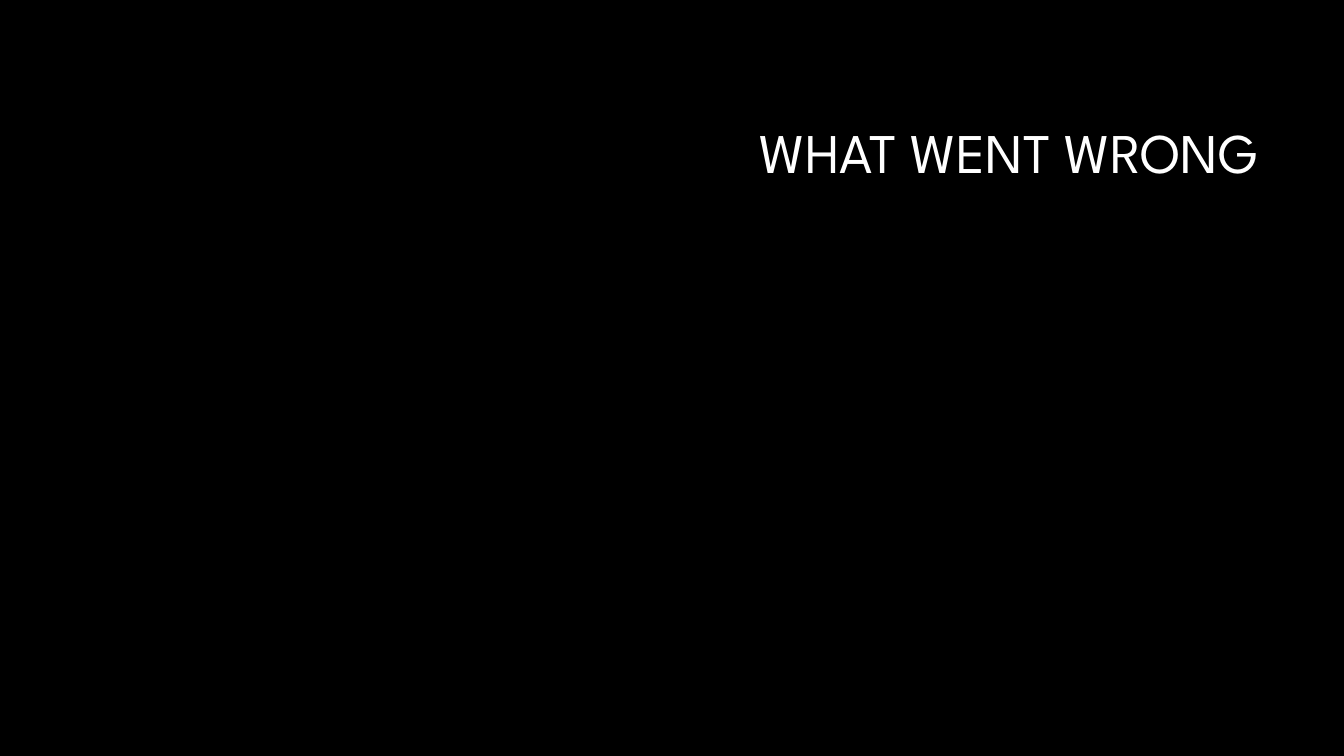
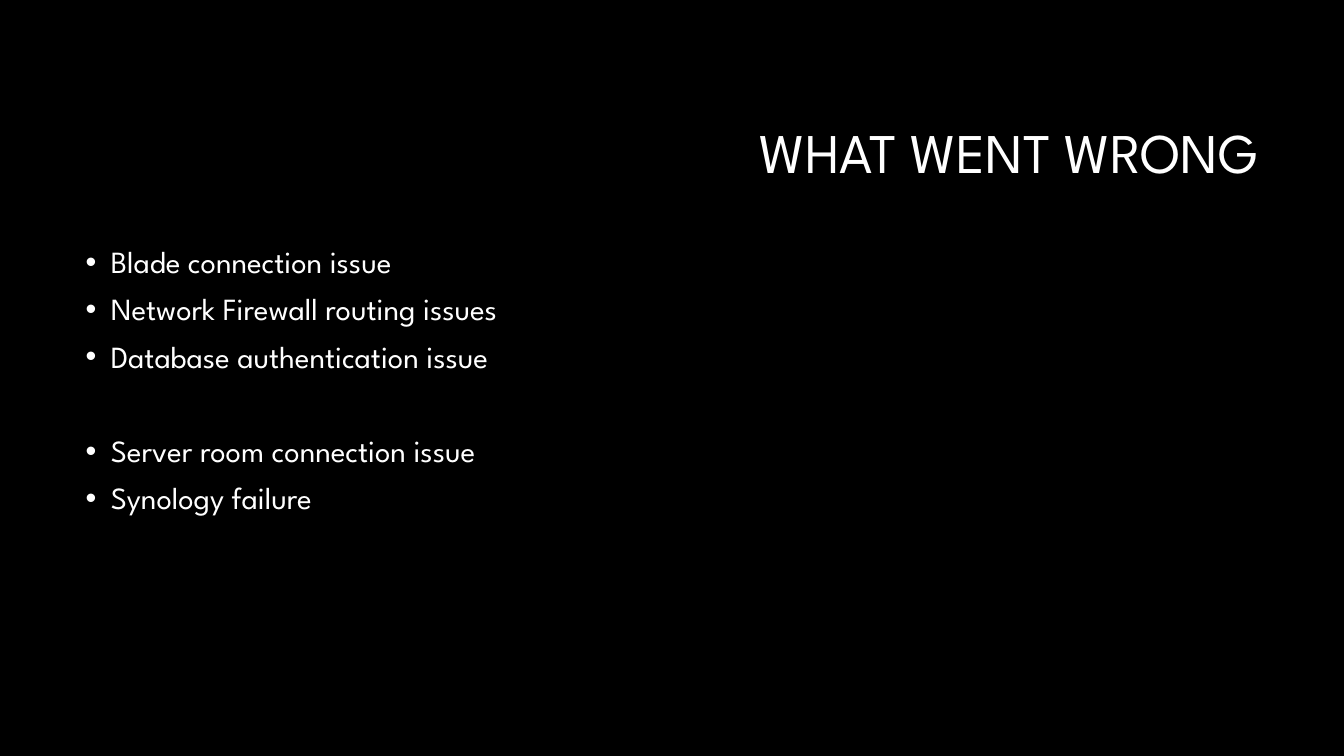
Before and after one commit to supertrey2004/Secure-Multi-Layer-Network-Project---Capstone, a slide deck: slide 8 of Docs/other/Slideshow.pptx (slide 6 before the commit). Drawn at 1344x756 pixels with LibreOffice and Linux fonts; fonts in the diff are those of the drawing; background and template pictures are left out. Boxes give left, top, right and bottom in pixels: in the first picture for what was removed or moved away, otherwise in the second. Text is boxed around its words. In the diff, an @@ line names an element or a change of style, - is before the commit and + after.

```diff
--- a/Docs/other/Slideshow.pptx
+++ b/Docs/other/Slideshow.pptx
@@ text added at box(111, 251, 497, 516), 22 pt, text #FFFFFF @@
+• Blade connection issue
+• Network Firewall routing issues
+• Database authentication issue
+• Server room connection issue
+• Synology failure
```
Also in this commit, not shown: 5 other slides changed, 3 slides added, 12 other files.
